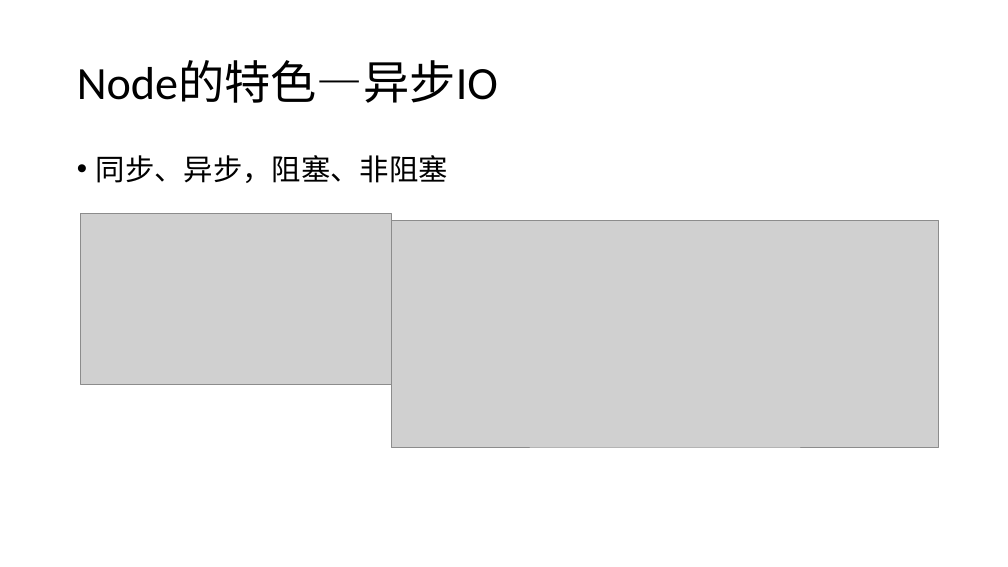
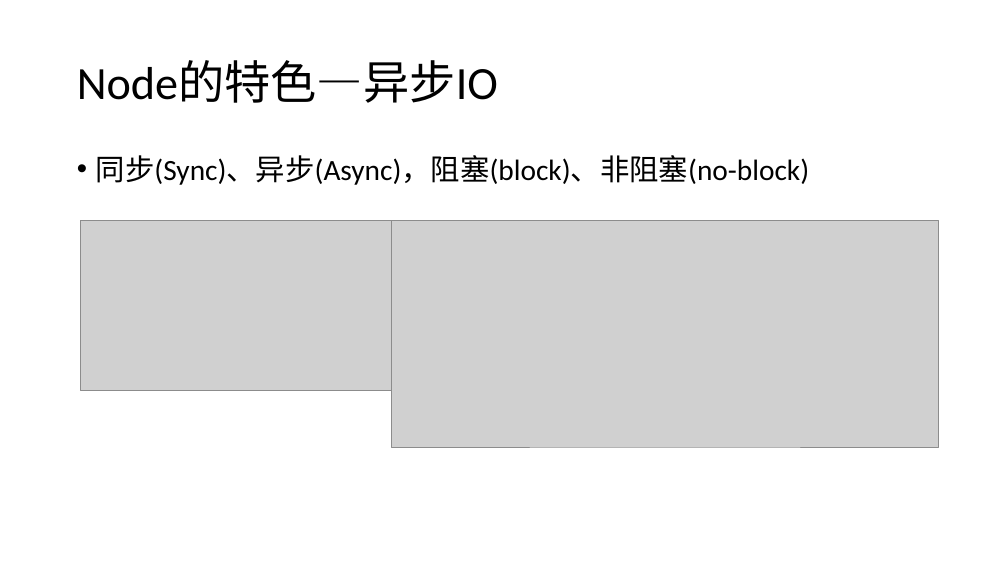
Before and after one commit to haoxuebing/Node-, a slide deck: slide 4 of node后端技术分享.pptx. Drawn at 1008x567 pixels with LibreOffice and Linux fonts; fonts in the diff are those of the drawing; grey boxes stand for pictures. Boxes give left, top, right and bottom in pixels: in the first picture for what was removed or moved away, otherwise in the second. Text is boxed around its words. In the diff, an @@ line names an element or a change of style, - is before the commit and + after.

```diff
--- a/node后端技术分享.pptx
+++ b/node后端技术分享.pptx
@@ text at (x1=96, y1=155, x2=809, y2=185): text changed @@
-• 同步、异步，阻塞、非阻塞
+• 同步(Sync)、异步(Async)，阻塞(block)、非阻塞(no-block)
@@ picture moved from (x1=80, y1=214, x2=391, y2=384) to (x1=80, y1=220, x2=391, y2=390) @@
```
Also in this commit, not shown: 1 other slide changed.
